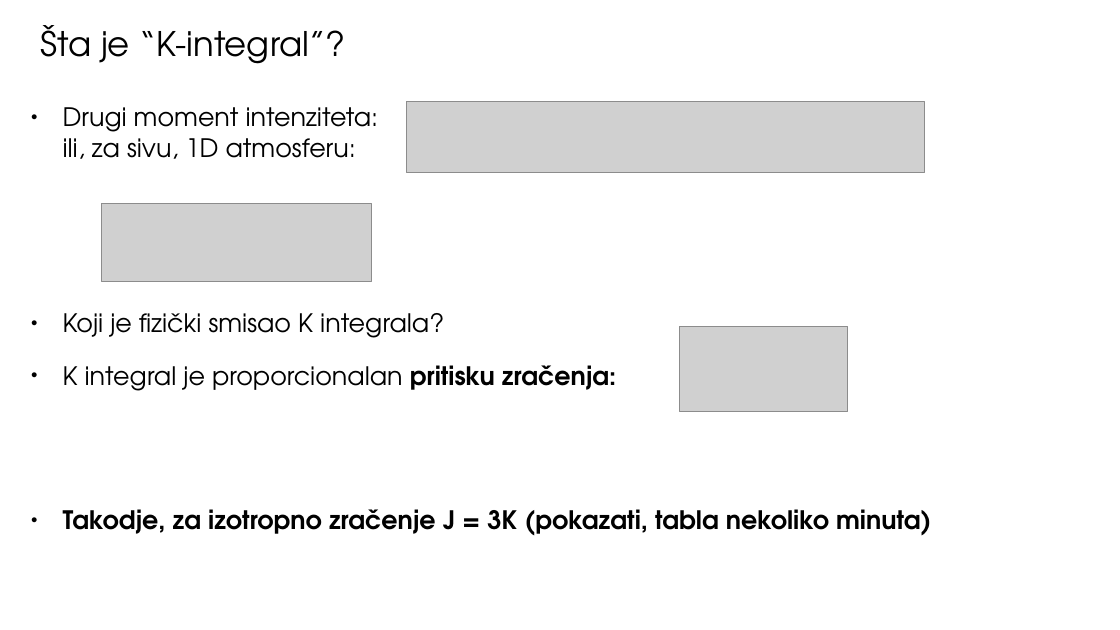
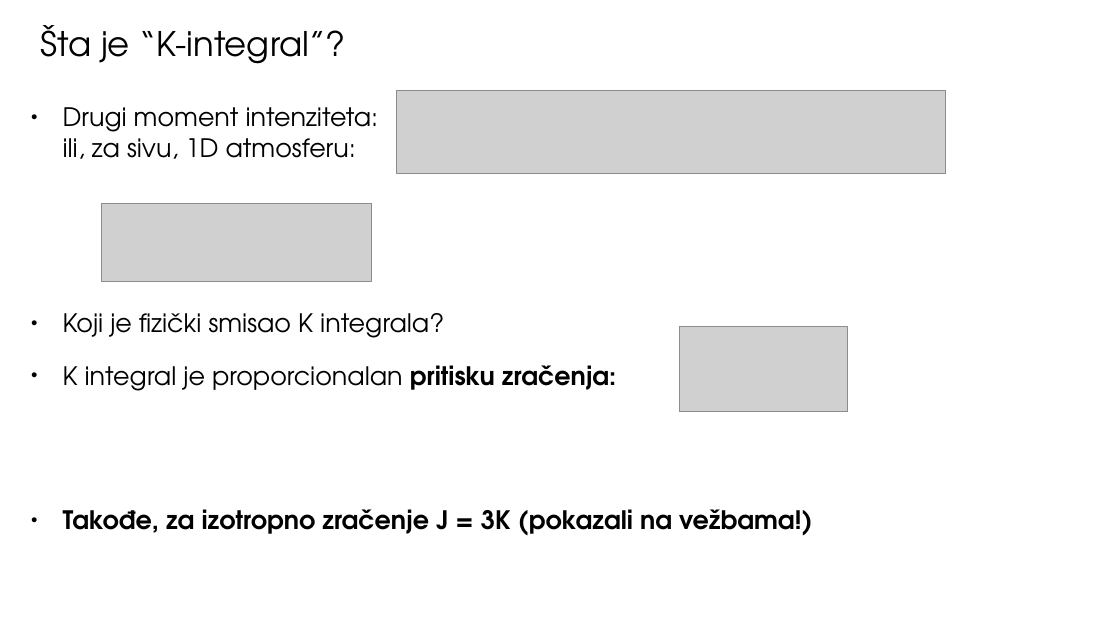
Before and after one commit to ivanzmilic/TZS_matf, a slide deck: slide 20 of Predavanja/Predavanje_05_Atmosfere_u_RZ.pptx. Drawn at 1120x630 pixels with LibreOffice and Linux fonts; fonts in the diff are those of the drawing; grey boxes stand for pictures. Boxes give left, top, right and bottom in pixels: in the first picture for what was removed or moved away, otherwise in the second. Text is boxed around its words. In the diff, an @@ line names an element or a change of style, - is before the commit and + after.

```diff
--- a/Predavanja/Predavanje_05_Atmosfere_u_RZ.pptx
+++ b/Predavanja/Predavanje_05_Atmosfere_u_RZ.pptx
@@ picture: place and size @@
-picture at box(407, 102, 925, 173)
+picture at box(396, 91, 945, 174)
@@ text at box(63, 509, 813, 535): text changed @@
-● Takodje, za izotropno zračenje J = 3K (pokazati, tabla nekoliko minuta)
+● Takođe, za izotropno zračenje J = 3K (pokazali na vežbama!)
```
Also in this commit, not shown: 23 other slides changed, 2 slides added, 1 slide removed, 5 other files.
